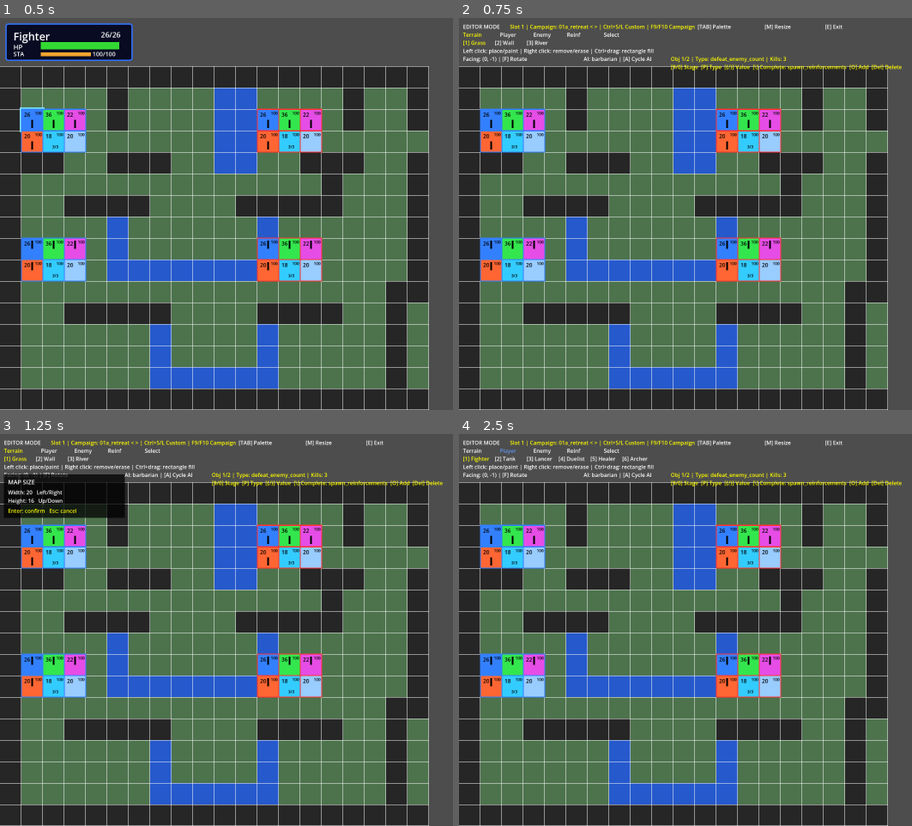
Above: before the commit, frames 1-4 (two rows, left to right).
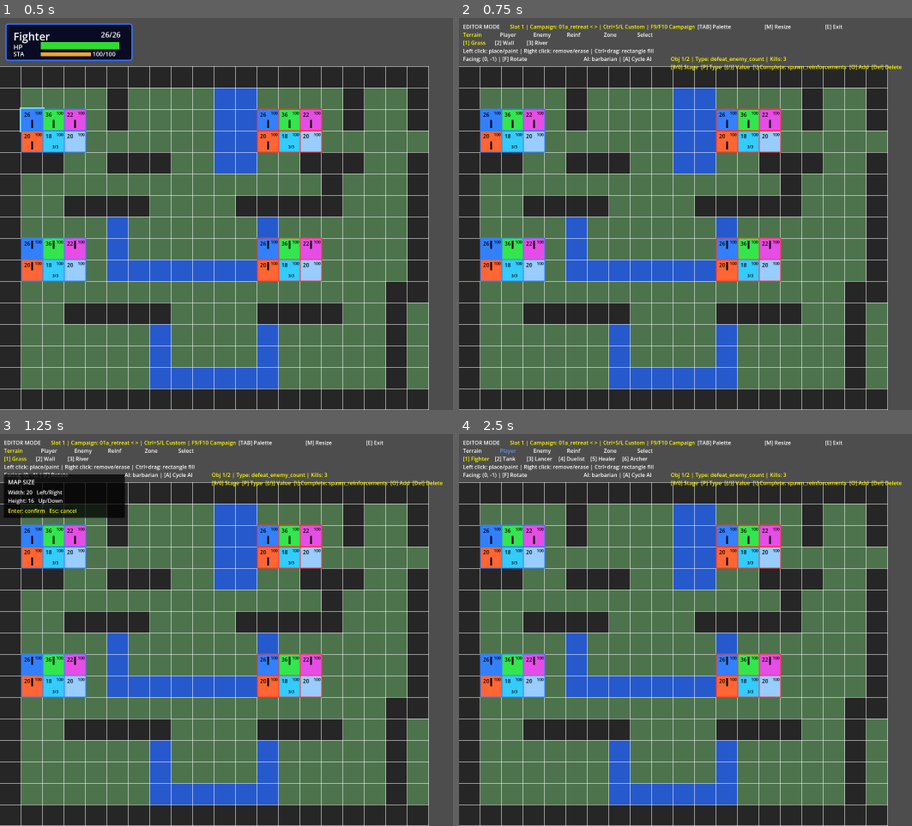
Above: after the commit, the same moments.

Repository: TimeToSolo/Grid-tactics-prototype
Game: Godot game, scene res://main.tscn
The game is run twice, just before and just after one commit, with the same random seed, the same clock (stepped at 60 frames per second) and the same inputs.
Inputs (mouse positions are in pixels of both pictures, inside the frame that each line leads up to):
- Up to frame 1 (0.5 s): no input
- Up to frame 2 (0.75 s): tap Enter at 0.5 s; move the mouse to (outside the picture) at 0.52 s; hold Right from 0.53 s (still down); tap E at 0.6 s; click (outside the picture) at 0.67 s
- Up to frame 3 (1.25 s): keep holding Right; tap M at 0.8 s
- Up to frame 4 (2.5 s): release Right at 1.25 s; tap Space at 1.25 s; drag from (662, 649) to (767, 708) at 1.27 s; tap Enter at 2 s; move the mouse to (871, 543) at 2.02 s; hold Right from 2.03 s (still down); tap L at 2.1 s; tap Tab at 2.3 s

Frame 1 is identical in both runs. In frame 2, less than 0.1% of the frame differs, in the area x 32-43%, y 3-5%; in frame 3, less than 0.1%; in frame 4, less than 0.1%.

Commit message:
Refactor mission objectives into layered stage system with zone-based objectives

Diff:
--- a/main.gd
+++ b/main.gd
@@ -238,6 +238,12 @@
 
 var show_all_defender_leashes := false
 
+var objective_zones := {
+	"retreat_zone": []
+}
+
+var selected_objective_zone := "retreat_zone"
+
 var editor_ai_profiles_by_class = {
 
 	"fighter": [
@@ -400,6 +406,12 @@
 		get_editor_map_path()
 	)
 
+	if current_objective_data.has("objective_zones"):
+
+		deserialize_objective_zones(
+			current_objective_data["objective_zones"]
+		)
+
 	queue_redraw()
 
 # =========================
@@ -431,6 +443,12 @@
 		unit_data,
 		mission_flow_controller.get_campaign_level_path()
 	)
+
+	if current_objective_data.has("objective_zones"):
+
+		deserialize_objective_zones(
+			current_objective_data["objective_zones"]
+		)
 
 	queue_redraw()
 
@@ -589,7 +607,7 @@
 	},
 	{
 		"type": "retreat",
-		"zone": "player_start_area",
+		"zone": "retreat_zone",
 		"on_complete": "victory"
 	}
 ]
@@ -837,6 +855,16 @@
 	draw_string(
 		ThemeDB.fallback_font,
 		Vector2(x + 420, palette_y),
+		"Zone",
+		HORIZONTAL_ALIGNMENT_LEFT,
+		-1,
+		font_size,
+		Color.CYAN if editor_palette == "zone" else Color.WHITE
+	)
+
+	draw_string(
+		ThemeDB.fallback_font,
+		Vector2(x + 520, palette_y),
 		"Select",
 		HORIZONTAL_ALIGNMENT_LEFT,
 		-1,
@@ -1129,6 +1157,8 @@
 	elif editor_palette == "enemy_unit":
 		editor_palette = "reinforcement"
 	elif editor_palette == "reinforcement":
+		editor_palette = "zone"
+	elif editor_palette == "zone":
 		editor_palette = "select"
 	else:
 		editor_palette = "terrain"
@@ -1241,6 +1271,8 @@
 		has_pending_move()
 	)
 
+	draw_active_objective_zones()
+	draw_current_objective_text()
 	draw_cursor_preview()
 
 	if not action_menu_controller.is_open():
@@ -1357,6 +1389,7 @@
 	draw_editor_unit_move_preview()
 	draw_editor_reinforcement_markers()
 	draw_editor_move_preview()
+	draw_editor_objective_zones()
 	draw_editor_ui()
 	draw_editor_resize_ui()
 
@@ -1496,6 +1529,208 @@
 			16,
 			Color(0.15, 0.15, 0.15)
 		)
+
+# =========================
+# Draws objective zone tiles
+# while editing maps.
+# =========================
+
+func draw_editor_objective_zones():
+
+	if not editor_mode:
+		return
+
+	for zone_name in objective_zones.keys():
+
+		for cell in objective_zones[zone_name]:
+
+			if not map_data.is_inside_grid(cell):
+				continue
+
+			draw_rect(
+				map_data.grid_rect(cell),
+				Color(0.0, 0.8, 1.0, 0.25)
+			)
+
+			draw_rect(
+				map_data.grid_rect(cell),
+				Color(0.0, 0.8, 1.0, 0.8),
+				false,
+				3
+			)
+
+# =========================
+# Returns zone name used by
+# the active objective stage.
+# =========================
+
+func get_active_objective_zone_name() -> String:
+
+	var stages = current_objective_data.get("stages", [])
+
+	var stage_index = mission_objectives.get_objective_stage()
+
+	if stage_index < 0 or stage_index >= stages.size():
+		return ""
+
+	var stage = stages[stage_index]
+
+	if not stage.has("zone"):
+		return ""
+
+	return stage["zone"]
+
+# =========================
+# Draws active objective zone
+# tiles during battle.
+# =========================
+
+func draw_active_objective_zones():
+
+	if editor_mode:
+		return
+
+	var zone_name = get_active_objective_zone_name()
+
+	if zone_name == "":
+		return
+
+	var zone_tiles = objective_zones.get(
+		zone_name,
+		[]
+	)
+
+	for cell in zone_tiles:
+
+		if not map_data.is_inside_grid(cell):
+			continue
+
+		draw_rect(
+			map_data.grid_rect(cell),
+			Color(0.0, 0.8, 1.0, 0.18)
+		)
+
+		draw_rect(
+			map_data.grid_rect(cell),
+			Color(0.0, 0.8, 1.0, 0.65),
+			false,
+			3
+		)
+
+# =========================
+# Returns display text for
+# the current objective stage.
+# =========================
+
+func get_current_objective_text() -> String:
+
+	var stages = current_objective_data.get("stages", [])
+
+	var stage_index = mission_objectives.get_objective_stage()
+
+	if stage_index < 0 or stage_index >= stages.size():
+		return ""
+
+	var stage = stages[stage_index]
+
+	match stage.get("type", ""):
+
+		"defeat_enemy_count":
+
+			var required_count = stage.get("required_count", 1)
+			var current_count = mission_objectives.get_enemies_defeated()
+
+			return (
+				"Defeat enemies: "
+				+ str(current_count)
+				+ "/"
+				+ str(required_count)
+			)
+
+		"retreat":
+			return "Retreat to the marked zone"
+
+		"rout":
+			return "Defeat all enemies"
+
+	return ""
+
+# =========================
+# Draws current objective
+# text during battle.
+# =========================
+
+func draw_current_objective_text():
+
+	if editor_mode:
+		return
+
+	var objective_text = get_current_objective_text()
+
+	if objective_text == "":
+		return
+
+	draw_rect(
+		Rect2(12, 58, 360, 48),
+		Color(0.0, 0.0, 0.0, 0.65)
+	)
+
+	draw_string(
+		ThemeDB.fallback_font,
+		Vector2(24, 88),
+		"OBJECTIVE: " + objective_text,
+		HORIZONTAL_ALIGNMENT_LEFT,
+		-1,
+		16,
+		Color.WHITE
+	)
+
+# =========================
+# Shows objective update
+# feedback after stage change.
+# =========================
+
+func show_objective_updated_popup():
+
+	var objective_text = get_current_objective_text()
+
+	if objective_text == "":
+		return
+
+	await show_phase_popup(
+		"Objective Updated: " + objective_text
+	)
+
+# =========================
+# Adds a tile to the selected
+# objective zone.
+# =========================
+
+func add_cell_to_selected_objective_zone(cell: Vector2i):
+
+	if not objective_zones.has(selected_objective_zone):
+		objective_zones[selected_objective_zone] = []
+
+	if objective_zones[selected_objective_zone].has(cell):
+		return
+
+	objective_zones[selected_objective_zone].append(cell)
+
+	queue_redraw()
+
+# =========================
+# Removes a tile from the
+# selected objective zone.
+# =========================
+
+func remove_cell_from_selected_objective_zone(cell: Vector2i):
+
+	if not objective_zones.has(selected_objective_zone):
+		return
+
+	objective_zones[selected_objective_zone].erase(cell)
+
+	queue_redraw()
 
 # =========================
 # Draws leash range preview
@@ -1972,6 +2207,12 @@
 		mission_flow_controller.get_campaign_level_path()
 	)
 
+	if current_objective_data.has("objective_zones"):
+
+		deserialize_objective_zones(
+			current_objective_data["objective_zones"]
+		)
+
 	setup_current_mission_objective()
 	await start_battle_flow()
 
@@ -2028,7 +2269,8 @@
 		}
 
 	mission_objectives.setup_objective(
-		current_objective_data
+		current_objective_data,
+		objective_zones
 	)
 
 	if objective_uses_player_start_area():
@@ -2043,8 +2285,54 @@
 
 	current_objective_data = {
 		"type": "layered",
-		"stages": editor_objective_stages
+		"stages": editor_objective_stages,
+		"objective_zones": serialize_objective_zones()
 	}
+
+# =========================
+# Converts objective zones
+# into JSON-safe data.
+# =========================
+
+func serialize_objective_zones() -> Dictionary:
+
+	var serialized = {}
+
+	for zone_name in objective_zones.keys():
+
+		serialized[zone_name] = []
+
+		for cell in objective_zones[zone_name]:
+
+			serialized[zone_name].append({
+				"x": cell.x,
+				"y": cell.y
+			})
+
+	return serialized
+
+# =========================
+# Loads serialized objective
+# zone data into runtime
+# Vector2i arrays.
+# =========================
+
+func deserialize_objective_zones(data: Dictionary):
+
+	objective_zones.clear()
+
+	for zone_name in data.keys():
+
+		objective_zones[zone_name] = []
+
+		for entry in data[zone_name]:
+
+			objective_zones[zone_name].append(
+				Vector2i(
+					entry["x"],
+					entry["y"]
+				)
+			)
 
 # =========================
 # Adds a new objective stage
@@ -2161,7 +2449,7 @@
 		"retreat":
 			return {
 				"type": "retreat",
-				"zone": "player_start_area",
+				"zone": "retreat_zone",
 				"on_complete": "victory"
 			}
 
@@ -2253,13 +2541,15 @@
 	match event_name:
 
 		"advance_stage":
-			return
+			await show_objective_updated_popup()
 
 		"spawn_reinforcements":
 			pending_reinforcement_spawn = true
 			pending_reinforcement_stage = (
 				mission_objectives.get_objective_stage()
 			)
+
+			await show_objective_updated_popup()
 
 		"victory":
 			await handle_mission_victory()
@@ -2971,6 +3261,12 @@
 				queue_redraw()
 				return
 
+			if editor_palette == "zone":
+
+				remove_cell_from_selected_objective_zone(hovered_cell)
+				queue_redraw()
+				return
+
 			if editor_palette == "terrain":
 
 				editor_system.paint_tile(
@@ -3172,6 +3468,10 @@
 				clicked_cell,
 				selected_editor_tile
 			)
+
+		elif editor_palette == "zone":
+
+			add_cell_to_selected_objective_zone(clicked_cell)
 
 		elif editor_palette == "player_unit":
 
@@ -3637,10 +3937,7 @@
 	if mission_flow_controller.get_mission_state() != "battle":
 		return
 
-	var mission_result = (
-		mission_objectives
-		.get_mission_result(units, player_start_area)
-	)
+	var mission_result = mission_objectives.get_mission_result(units)
 
 	if mission_result == "":
 		return
--- a/map_serializer.gd
+++ b/map_serializer.gd
@@ -17,6 +17,10 @@
 		"height": map_data.grid_height,
 		"terrain_map": map_data.terrain_map,
 		"objective": objective_data,
+		"objective_zones": objective_data.get(
+			"objective_zones",
+			{}
+		),
 		"units": []
 	}
 
@@ -144,6 +148,10 @@
 	print("Loaded map from: ", file_path)
 
 	if data.has("objective"):
+		if data.has("objective_zones"):
+			data["objective"]["objective_zones"] = (
+				data["objective_zones"]
+			)
 		return data["objective"]
 
 	return {}
--- a/mission_objectives.gd
+++ b/mission_objectives.gd
@@ -22,9 +22,15 @@
 # objective type.
 # =========================
 
-func setup_objective(data: Dictionary):
+var objective_zones := {}
+
+func setup_objective(
+	data: Dictionary,
+	zones: Dictionary = {}
+):
 
 	objective_data = data
+	objective_zones = zones
 	active_objective_type = data.get("type", "rout")
 	objective_stage = 0
 	enemies_defeated = 0
@@ -46,18 +52,14 @@
 # =========================
 
 func get_mission_result(
-	units: Array,
-	player_start_area: Array[Vector2i]
+	units: Array
 ) -> String:
 
 	if not player_units_exist(units):
 		return "defeat"
 
 	if active_objective_type == "layered":
-		return get_layered_objective_result(
-			units,
-			player_start_area
-		)
+		return get_layered_objective_result(units)
 
 	if active_objective_type == "rout":
 		return get_rout_result(units)
@@ -81,10 +83,7 @@
 # result for current stage.
 # =========================
 
-func get_layered_objective_result(
-	units: Array,
-	player_start_area: Array[Vector2i]
-) -> String:
+func get_layered_objective_result(units: Array) -> String:
 
 	var stages = objective_data.get("stages", [])
 
@@ -111,12 +110,9 @@
 					""
 				)
 
-		"retreat":
-
-			if all_player_units_in_area(
-				units,
-				player_start_area
-			):
+		"rout":
+
+			if not enemy_units_exist(units):
 
 				objective_stage += 1
 
@@ -125,6 +121,30 @@
 					""
 				)
 
+		"retreat":
+
+			var zone_name = stage.get(
+				"zone",
+				"retreat_zone"
+			)
+
+			var target_area = objective_zones.get(
+				zone_name,
+				[]
+			)
+
+			if all_player_units_in_area(
+				units,
+				target_area
+			):
+
+				objective_stage += 1
+
+				return stage.get(
+					"on_complete",
+					""
+				)
+
 	return ""
 
 # =========================
@@ -186,3 +206,12 @@
 func get_objective_stage() -> int:
 
 	return objective_stage
+
+# =========================
+# Returns current enemy
+# defeat count.
+# =========================
+
+func get_enemies_defeated() -> int:
+
+	return enemies_defeated
